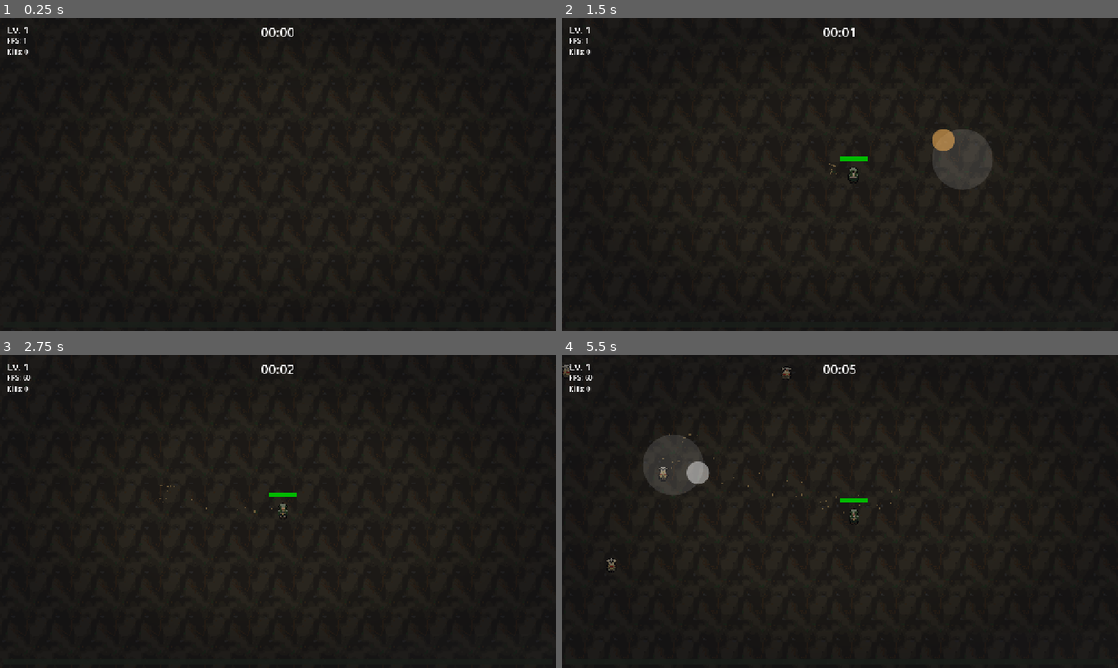
Above: before the commit, frames 1-4 (two rows, left to right).
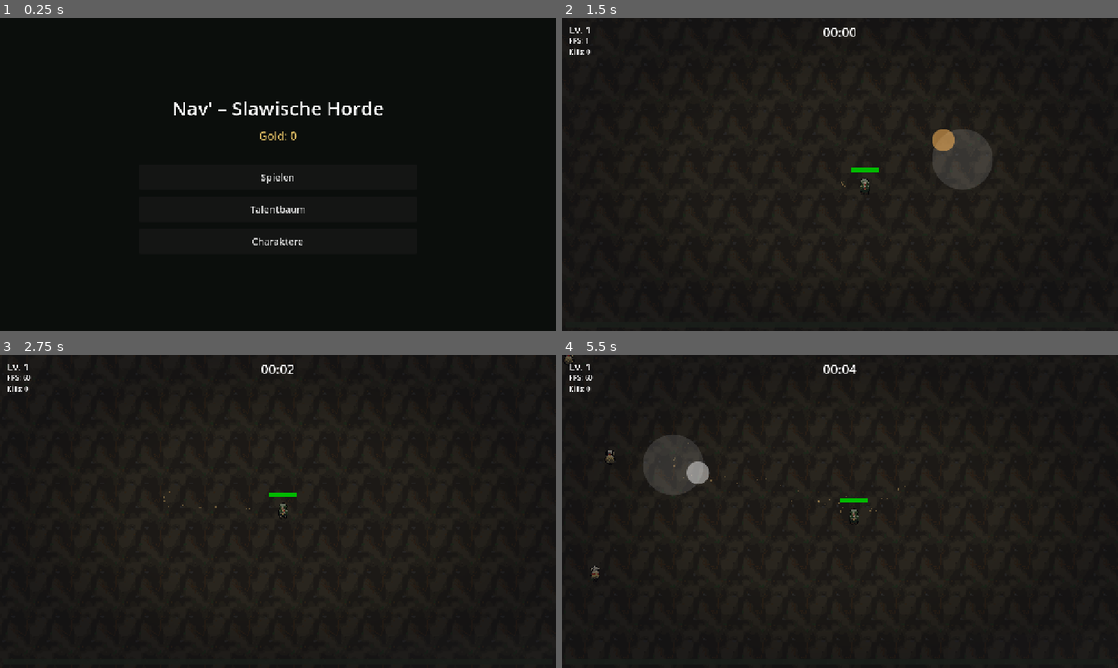
Above: after the commit, the same moments.

Repository: Lohreck/folk_survivor
Game: Godot game, scene res://scenes/ui/main_menu.tscn
The game is run twice, just before and just after one commit, with the same random seed, the same clock (stepped at 60 frames per second) and the same inputs. Before the commit the project starts from res://scenes/main.tscn.
Inputs (mouse positions are in pixels of both pictures, inside the frame that each line leads up to):
- Up to frame 1 (0.25 s): no input
- Up to frame 2 (1.5 s): click (840, 177) at 0.5 s, where only the run after the commit has a clickable "Spielen"; tap Enter (ui_accept) at 1.25 s; move the mouse to (962, 158) at 1.27 s; hold D (move_right) from 1.28 s (still down); tap R at 1.35 s; click (962, 158) at 1.42 s
- Up to frame 3 (2.75 s): tap Enter (ui_accept) at 1.52 s; release D (move_right) at 2 s; drag from (166, 527) to (300, 511) at 2.02 s
- Up to frame 4 (5.5 s): move the mouse to (895, 442) at 2.77 s; hold D (move_right) 2.78-3.5 s; tap R at 2.85, 4.35 s; drag from (812, 574) to (862, 511) at 3.52 s; move the mouse to (1006, 558) at 4.27 s; hold A (move_left) 4.28-5 s; tap Enter (ui_accept) at 4.52 s; drag from (673, 464) to (817, 511) at 5.02 s

The runs differ from the first frame. In frame 1, 11% of the frame differs, in the area x 1-92%, y 2-93%; in frame 2, 0.3%; in frame 3, less than 0.1%; in frame 4, 0.4%.

Commit message:
M3c: Meta-Hauptmenü mit Talentbaum und Charakter-Übersicht (UI-UX §4)
- Neue Szene scenes/ui/main_menu.tscn + main_menu.gd: Titel, Gold-Anzeige (gold_changed), Spielen/Talentbaum/Charaktere; UI wird per Code gebaut, flache Hierarchie mit Zurück je Ansicht
- Talentbaum voll kaufbar: Level-/Kostenanzeige aus MetaProgress, Disabled-Logik bei zu wenig Gold bzw. Max-Level, Live-Update über gold_changed
- scripts/character_defs.gd (neu): Datenquelle aller 8 Charaktere (Charaktere-Dokument §1/§2, Gold-Kosten Wirtschaft §4) für Übersicht und spätere Auswahl (M3d)
- Charakter-Übersicht: Status „Frei“ bzw. Freischalt-Bedingung als Text (UI-UX §4); auswertbare Fortschritts-Bedingungen werden persistiert (Leshy → Wanderpriesterin, Rusalka → Kräuterfrau)
- DeathScreen: „Zum Menü“-Button (UI-UX §5) + Signal menu_requested → main._goto_menu (Pause aufheben, Szenenwechsel); Primär-Verhalten „beliebige Eingabe = Nochmal spielen“ bleibt
- project.godot: Einstiegsszene wechselt von main.tscn zum Hauptmenü
- Verifikation: 20/0 (inkl. Szenenwechsel-Test, Temporär-Script danach entfernt); Klassen-Cache-Registrierung via Editor-Rescan

Diff:
--- a/project.godot
+++ b/project.godot
@@ -12,7 +12,7 @@
 
 config/name="Nav' – Slawische Horde"
 config/description="M2 – Region 1 (Vertical Slice): Loop, Waffen, Meta-Basis, Leshy-Boss"
-run/main_scene="res://scenes/main.tscn"
+run/main_scene="res://scenes/ui/main_menu.tscn"
 config/features=PackedStringArray("4.7", "Mobile")
 config/icon="res://icon.svg"
 
--- a/scenes/main.gd
+++ b/scenes/main.gd
@@ -131,6 +131,7 @@
 	player.level_up_ready.connect(_on_level_up_ready)
 	level_up_screen.card_chosen.connect(_on_upgrade_chosen)
 	death_screen.restart_requested.connect(_restart)
+	death_screen.menu_requested.connect(_goto_menu)
 
 	# SpawnDirector: Region laden und Kurven zurücksetzen.
 	SpawnDirector.set_region(REGION_SCENE)
@@ -481,6 +482,13 @@
 		get_tree().change_scene_to_file(scene_file_path)
 
 
+## Zurück ins Meta-Menü (UI-UX §5: „Zum Menü“). Erst pausieren aufheben,
+## sonst läuft der Menü-Baum im pausierten Zustand weiter.
+func _goto_menu() -> void:
+	get_tree().paused = false
+	get_tree().change_scene_to_file("res://scenes/ui/main_menu.tscn")
+
+
 ## Pool-Instanzen beim Szenenende freigeben. Ohne das würden die Pools beim
 ## Neustart ein zweites Mal registriert (und verwaiste Instanzen zurückbleiben).
 func _exit_tree() -> void:
--- a/scenes/ui/death_screen.gd
+++ b/scenes/ui/death_screen.gd
@@ -7,15 +7,24 @@
 ## Eingaben mehr – der Neustart wäre unmöglich.
 
 signal restart_requested
+signal menu_requested
 
 var _stats_label: Label
 var _title_label: Label
+var _menu_button: Button
 
 
 func _ready() -> void:
 	process_mode = Node.PROCESS_MODE_ALWAYS
 	_stats_label = get_node("VBox/Stats")
 	_title_label = get_node("VBox/Title")
+	# Sekundär-Button nach UI-UX §5: „Zum Menü“ – das Primär-Verhalten
+	# (beliebige Eingabe = Nochmal spielen) bleibt unverändert.
+	_menu_button = Button.new()
+	_menu_button.name = "MenuButton"
+	_menu_button.text = "Zum Menü"
+	get_node("VBox").add_child(_menu_button)
+	_menu_button.pressed.connect(func() -> void: menu_requested.emit())
 	hide()
 
 
--- /dev/null
+++ b/scenes/ui/main_menu.gd
@@ -0,0 +1,271 @@
+extends Control
+## Meta-Hauptmenü (M3c, UI-UX §4): Gold-Anzeige, Talentbaum mit Kauf-Buttons
+## und Charakter-Übersicht. Flache Hierarchie: von jeder Unteransicht aus ein
+## Tap zurück (UI-UX §4: Meta-Menü darf keine Spielzeit fressen).
+##
+## Der UI-Baum wird per Code aufgebaut (die Szene hält nur die Wurzel) –
+## die Menüstruktur bleibt damit an einer Stelle lesbar und headless
+## überprüfbar. „Spielen“ startet direkt den Run; die Charakterauswahl
+## dazwischen kommt mit M3d.
+
+const RUN_SCENE_PATH := "res://scenes/main.tscn"
+const VIEW_BG := Color(0.043, 0.055, 0.047)
+const ACCENT := Color(0.85, 0.72, 0.38)
+
+var _gold_label: Label
+var _home_view: Control
+var _talent_view: Control
+var _chars_view: Control
+var _views: Array[Control] = []
+## Talent-Zeilen: StringName -> {level: Label, cost: Label, buy: Button}
+var _talent_rows := {}
+## Charakter-Statuslabels: StringName -> Label
+var _char_status := {}
+
+
+func _ready() -> void:
+	set_anchors_and_offsets_preset(Control.PRESET_FULL_RECT)
+	_build_background()
+	_home_view = _make_view("HomeView")
+	_build_home_content(_home_view)
+	_talent_view = _make_view("TalentView")
+	_build_talent_content(_talent_view)
+	_chars_view = _make_view("CharsView")
+	_build_chars_content(_chars_view)
+	_views = [_home_view, _talent_view, _chars_view]
+	for view: Control in _views:
+		add_child(view)
+	MetaProgress.gold_changed.connect(_on_gold_changed)
+	_refresh_gold()
+	_show_view(_home_view)
+
+
+# ---------------------------------------------------------------------------
+# Aufbau
+# ---------------------------------------------------------------------------
+
+func _build_background() -> void:
+	var bg := ColorRect.new()
+	bg.name = "Background"
+	bg.color = VIEW_BG
+	bg.set_anchors_and_offsets_preset(Control.PRESET_FULL_RECT)
+	add_child(bg)
+
+
+func _make_view(view_name: String) -> Control:
+	var view := CenterContainer.new()
+	view.name = view_name
+	view.set_anchors_and_offsets_preset(Control.PRESET_FULL_RECT)
+	var box := VBoxContainer.new()
+	box.name = "Box"
+	box.add_theme_constant_override("separation", 16)
+	box.custom_minimum_size = Vector2(640, 0)
+	view.add_child(box)
+	return view
+
+
+func _build_home_content(view: Control) -> void:
+	var box: VBoxContainer = view.get_node("Box")
+	var title := Label.new()
+	title.name = "TitleLabel"
+	title.text = "Nav' – Slawische Horde"
+	title.add_theme_font_size_override("font_size", 44)
+	title.horizontal_alignment = HORIZONTAL_ALIGNMENT_CENTER
+	box.add_child(title)
+	_gold_label = Label.new()
+	_gold_label.name = "GoldLabel"
+	_gold_label.add_theme_font_size_override("font_size", 26)
+	_gold_label.add_theme_color_override("font_color", ACCENT)
+	_gold_label.horizontal_alignment = HORIZONTAL_ALIGNMENT_CENTER
+	box.add_child(_gold_label)
+	box.add_child(_make_spacer(16))
+	box.add_child(_make_button("Spielen", _on_play, "BtnPlay"))
+	box.add_child(_make_button("Talentbaum",
+		func() -> void: _show_view(_talent_view), "BtnTalents"))
+	box.add_child(_make_button("Charaktere",
+		func() -> void: _show_view(_chars_view), "BtnChars"))
+
+
+func _build_talent_content(view: Control) -> void:
+	var box: VBoxContainer = view.get_node("Box")
+	box.add_child(_make_heading("Talentbaum"))
+	for id: Variant in MetaProgress.talent_ids():
+		box.add_child(_make_talent_row(StringName(str(id))))
+	box.add_child(_make_spacer(8))
+	box.add_child(_make_button("Zurück",
+		func() -> void: _show_view(_home_view), "BtnBack"))
+
+
+func _make_talent_row(id: StringName) -> Control:
+	var row := HBoxContainer.new()
+	row.name = "Row_" + String(id)
+	row.add_theme_constant_override("separation", 24)
+	var info := VBoxContainer.new()
+	var name_label := Label.new()
+	name_label.text = MetaProgress.talent_name(id)
+	name_label.add_theme_font_size_override("font_size", 24)
+	info.add_child(name_label)
+	var desc := Label.new()
+	desc.text = MetaProgress.talent_description(id)
+	desc.add_theme_font_size_override("font_size", 15)
+	desc.add_theme_color_override("font_color", Color(0.7, 0.7, 0.68))
+	info.add_child(desc)
+	row.add_child(info)
+	var level := Label.new()
+	level.name = "LevelLabel"
+	level.custom_minimum_size = Vector2(120, 0)
+	level.add_theme_font_size_override("font_size", 18)
+	row.add_child(level)
+	var cost := Label.new()
+	cost.name = "CostLabel"
+	cost.custom_minimum_size = Vector2(120, 0)
+	cost.add_theme_font_size_override("font_size", 18)
+	row.add_child(cost)
+	var buy := Button.new()
+	buy.name = "BuyButton"
+	buy.text = "Kaufen"
+	buy.custom_minimum_size = Vector2(140, 52)
+	buy.pressed.connect(_on_talent_buy.bind(id))
+	row.add_child(buy)
+	_talent_rows[id] = {"level": level, "cost": cost, "buy": buy}
+	return row
+
+
+func _build_chars_content(view: Control) -> void:
+	var box: VBoxContainer = view.get_node("Box")
+	box.add_child(_make_heading("Charaktere"))
+	for def: Dictionary in CharacterDefs.CHARACTERS:
+		var id: StringName = def["id"]
+		var row := HBoxContainer.new()
+		row.name = "Char_" + String(id)
+		row.add_theme_constant_override("separation", 24)
+		var info := VBoxContainer.new()
+		var name_label := Label.new()
+		name_label.text = str(def["name"])
+		name_label.add_theme_font_size_override("font_size", 22)
+		info.add_child(name_label)
+		var arch := Label.new()
+		arch.text = str(def["archetype"])
+		arch.add_theme_font_size_override("font_size", 14)
+		arch.add_theme_color_override("font_color", Color(0.65, 0.65, 0.62))
+		info.add_child(arch)
+		row.add_child(info)
+		var status := Label.new()
+		status.name = "StatusLabel"
+		status.size_flags_horizontal = Control.SIZE_EXPAND_FILL
+		status.horizontal_alignment = HORIZONTAL_ALIGNMENT_RIGHT
+		status.add_theme_font_size_override("font_size", 17)
+		row.add_child(status)
+		_char_status[id] = status
+		box.add_child(row)
+	box.add_child(_make_spacer(8))
+	box.add_child(_make_button("Zurück",
+		func() -> void: _show_view(_home_view), "BtnBack"))
+
+
+func _make_heading(text: String) -> Label:
+	var heading := Label.new()
+	heading.text = text
+	heading.add_theme_font_size_override("font_size", 32)
+	heading.horizontal_alignment = HORIZONTAL_ALIGNMENT_CENTER
+	return heading
+
+
+func _make_button(text: String, on_pressed: Callable, node_name: String) -> Button:
+	var btn := Button.new()
+	btn.name = node_name
+	btn.text = text
+	btn.custom_minimum_size = Vector2(340, 58)
+	btn.add_theme_font_size_override("font_size", 22)
+	btn.pressed.connect(on_pressed)
+	return btn
+
+
+func _make_spacer(height: float) -> Control:
+	var spacer := Control.new()
+	spacer.custom_minimum_size = Vector2(0, height)
+	return spacer
+
+
+# ---------------------------------------------------------------------------
+# Navigation & Refresh
+# ---------------------------------------------------------------------------
+
+func _show_view(view: Control) -> void:
+	for v: Control in _views:
+		v.visible = v == view
+	if view == _talent_view:
+		_refresh_talents()
+	elif view == _chars_view:
+		_refresh_chars()
+
+
+func _refresh_gold() -> void:
+	_gold_label.text = "Gold: %d" % MetaProgress.gold
+
+
+func _on_gold_changed(total: int) -> void:
+	_gold_label.text = "Gold: %d" % total
+	# Kaufbarkeit der Talente hängt am Gold – Zeilen neu bewerten.
+	_refresh_talents()
+
+
+func _refresh_talents() -> void:
+	for id: Variant in _talent_rows:
+		var talent_id := StringName(str(id))
+		var row: Dictionary = _talent_rows[talent_id]
+		var level := MetaProgress.talent_level(talent_id)
+		var cost := MetaProgress.talent_cost(talent_id)
+		(row["level"] as Label).text = "Lv. %d/%d" % [
+			level, MetaProgress.talent_max_level(talent_id)]
+		var buy := row["buy"] as Button
+		if cost <= 0:
+			(row["cost"] as Label).text = "Max"
+			buy.text = "Maximal"
+			buy.disabled = true
+		else:
+			(row["cost"] as Label).text = "%d Gold" % cost
+			buy.text = "Kaufen"
+			buy.disabled = MetaProgress.gold < cost
+
+
+func _refresh_chars() -> void:
+	for id: Variant in _char_status:
+		var char_id := StringName(str(id))
+		_evaluate_progress_unlock(char_id)
+		var status: Label = _char_status[char_id]
+		if MetaProgress.is_character_unlocked(char_id):
+			status.text = "Frei"
+			status.add_theme_color_override("font_color", Color(0.55, 0.8, 0.5))
+		else:
+			status.text = str(CharacterDefs.get_def(char_id).get("hint", ""))
+			status.add_theme_color_override("font_color", Color(0.78, 0.6, 0.55))
+
+
+## Auswertbare Fortschritts-Bedingungen (Charaktere-Dokument §1): beim
+## ersten Erfüllen wird die Freischaltung persistiert. Gold-Käufe (Kräuter-
+## frau, Jäger) und spätere Regionen kommen mit der Charakterauswahl (M3d).
+func _evaluate_progress_unlock(id: StringName) -> void:
+	var met := false
+	match id:
+		&"wanderpriesterin":
+			met = MetaProgress.has_defeated_boss(&"leshy")
+		&"kraeuterfrau":
+			met = MetaProgress.has_defeated_boss(&"rusalka")
+		_:
+			met = false
+	if met:
+		MetaProgress.unlock_character(id)
+
+
+func _on_talent_buy(id: StringName) -> void:
+	MetaProgress.buy_talent(id)
+	# Auch bei Fehlschlag (zu wenig Gold) neu bewerten – buy_talent emittet
+	# bei Erfolg selbst gold_changed, hier der explizite Fehlschlag-Fall.
+	_refresh_talents()
+
+
+func _on_play() -> void:
+	var err := get_tree().change_scene_to_file(RUN_SCENE_PATH)
+	if err != OK:
+		push_warning("MainMenu: Run-Szene nicht ladbar (Fehler %d)" % err)
--- /dev/null
+++ b/scenes/ui/main_menu.tscn
@@ -0,0 +1,10 @@
+[gd_scene load_steps=2 format=3]
+
+[ext_resource type="Script" path="res://scenes/ui/main_menu.gd" id="1"]
+
+[node name="MainMenu" type="Control"]
+layout_mode = 3
+anchors_preset = 15
+anchor_right = 1.0
+anchor_bottom = 1.0
+script = ExtResource("1")
--- /dev/null
+++ b/scripts/character_defs.gd
@@ -0,0 +1,36 @@
+class_name CharacterDefs
+extends RefCounted
+## Charakter-Definitionen (Charaktere-Dokument §1 Freischalt-Reihenfolge,
+## §2 Archetypen; Gold-Kosten Wirtschaft §4).
+##
+## Reine Datenquelle für das Meta-Menü (Übersicht/Freischaltung) und – ab
+## M3d – die Charakterauswahl. Gameplay-Felder (HP, Tempo, Startwaffe,
+## Passiv) kommen mit der Auswahl (M3d); bis dahin dient die Tabelle der
+## Übersicht, weil UI-UX §4 verlangt, gesperrte Charaktere sichtbar
+## auszugrayen und die Freischalt-Bedingung als Text zu zeigen.
+
+const CHARACTERS: Array[Dictionary] = [
+	{"id": &"holzaeller", "name": "Der Holzfäller", "archetype": "Tank",
+		"unlock_gold": 0, "hint": "Start-Charakter"},
+	{"id": &"soldat", "name": "Der Verbannte Soldat", "archetype": "Balanced",
+		"unlock_gold": 0, "hint": "Start-Charakter"},
+	{"id": &"kraeuterfrau", "name": "Die Kräuterfrau", "archetype": "Glaskanone",
+		"unlock_gold": 500, "hint": "500 Gold ODER 1× Rusalka besiegt"},
+	{"id": &"waisenkind", "name": "Die Waisenkind-Figur", "archetype": "Mobil",
+		"unlock_gold": 0, "hint": "Region 2 erreicht"},
+	{"id": &"wanderpriesterin", "name": "Die Wanderpriesterin", "archetype": "Zonenkontrolle",
+		"unlock_gold": 0, "hint": "Leshy besiegt"},
+	{"id": &"jaeger", "name": "Der Jäger", "archetype": "Krit/Varianz",
+		"unlock_gold": 1500, "hint": "Region 3 erreicht ODER 1500 Gold"},
+	{"id": &"seelenhueter", "name": "Der Seelenhüter", "archetype": "Beschwörung",
+		"unlock_gold": 0, "hint": "Region 4 erreicht"},
+	{"id": &"zorya", "name": "Die Zorya-Priesterin", "archetype": "Licht/Anti-Nacht",
+		"unlock_gold": 0, "hint": "Chernobog besiegt"},
+]
+
+
+static func get_def(id: StringName) -> Dictionary:
+	for def: Dictionary in CHARACTERS:
+		if def["id"] == id:
+			return def
+	return {}
Not shown, added: scenes/ui/main_menu.gd.uid
Not shown, added: scripts/character_defs.gd.uid
